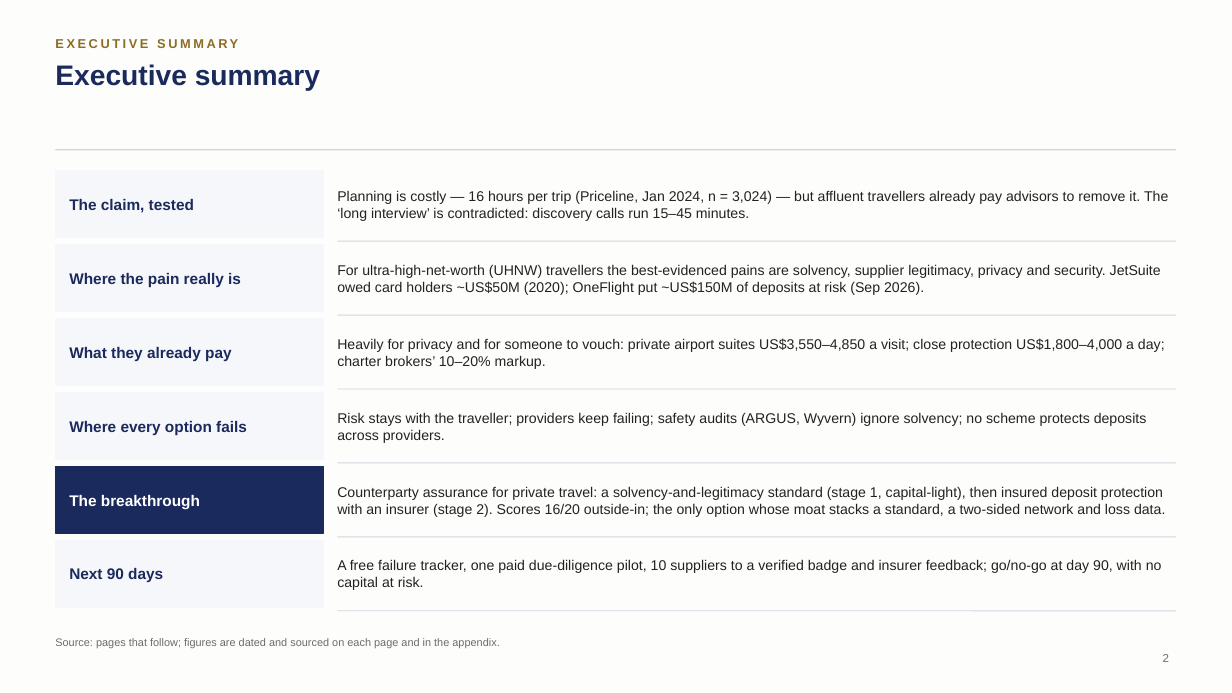
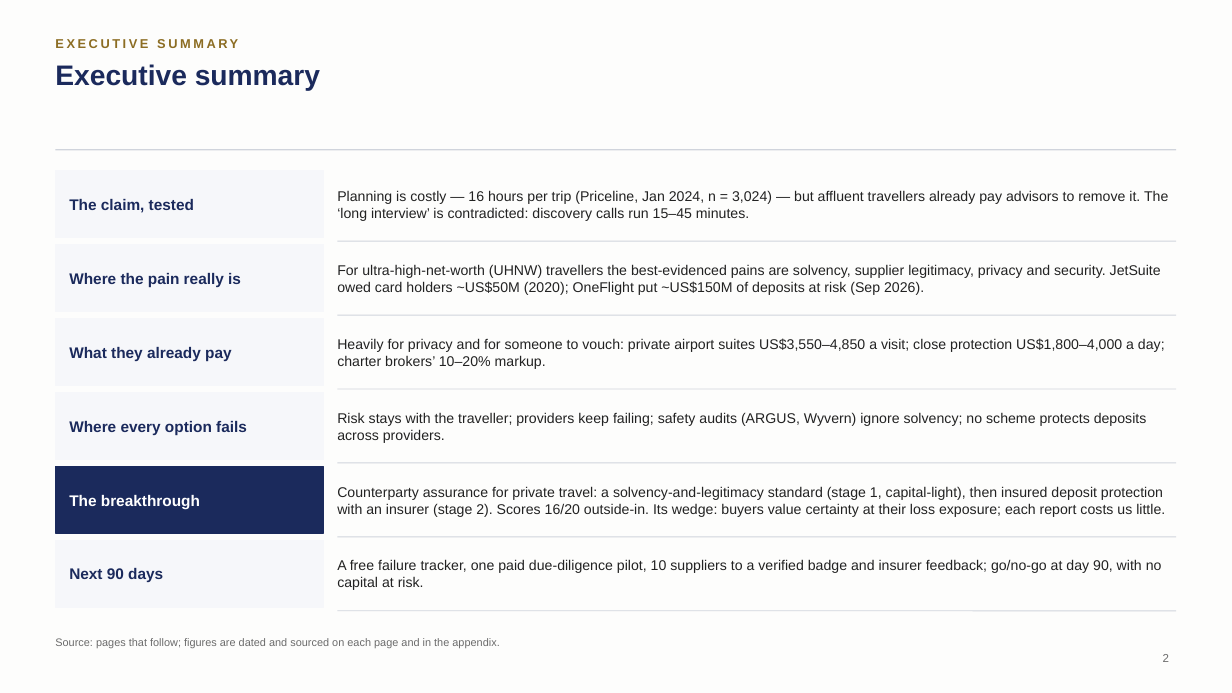
Before and after one commit to algarcalebe-web/legendary-bassoon, a slide deck: slide 2 of deck/Private_Travel_Assurance_Strategy_Deck.pptx. Drawn at 1232x693 pixels with LibreOffice and Linux fonts; fonts in the diff are those of the drawing. Boxes give left, top, right and bottom in pixels: in the first picture for what was removed or moved away, otherwise in the second. Text is boxed around its words. In the diff, an @@ line names an element or a change of style, - is before the commit and + after.

```diff
--- a/deck/Private_Travel_Assurance_Strategy_Deck.pptx
+++ b/deck/Private_Travel_Assurance_Strategy_Deck.pptx
@@ text at box(337, 486, 1165, 517): text changed @@
-Counterparty assurance for private travel: a solvency-and-legitimacy standard (stage 1, capital-light), then insured deposit protection with an insurer (stage 2). Scores 16/20 outside-in; the only option whose moat stacks a standard, a two-sided network and loss data.
+Counterparty assurance for private travel: a solvency-and-legitimacy standard (stage 1, capital-light), then insured deposit protection with an insurer (stage 2). Scores 16/20 outside-in. Its wedge: buyers value certainty at their loss exposure; each report costs us little.
```
Also in this commit, not shown: 5 other slides changed, 4 slides added, 2 other files.
